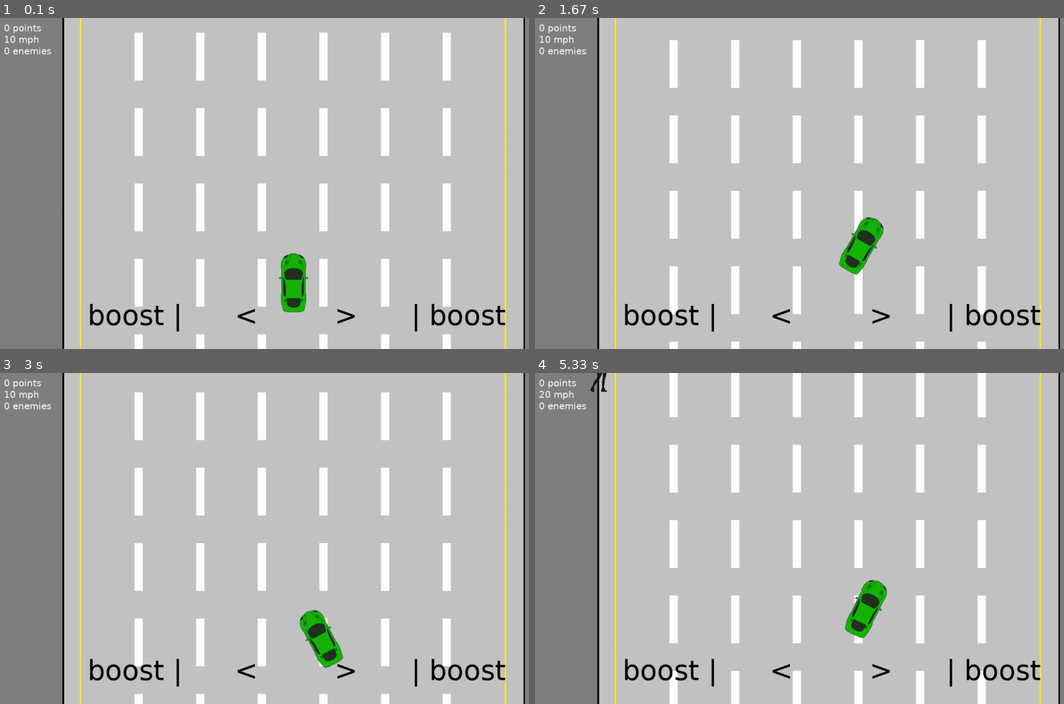
Above: before the commit, frames 1-4 (two rows, left to right).
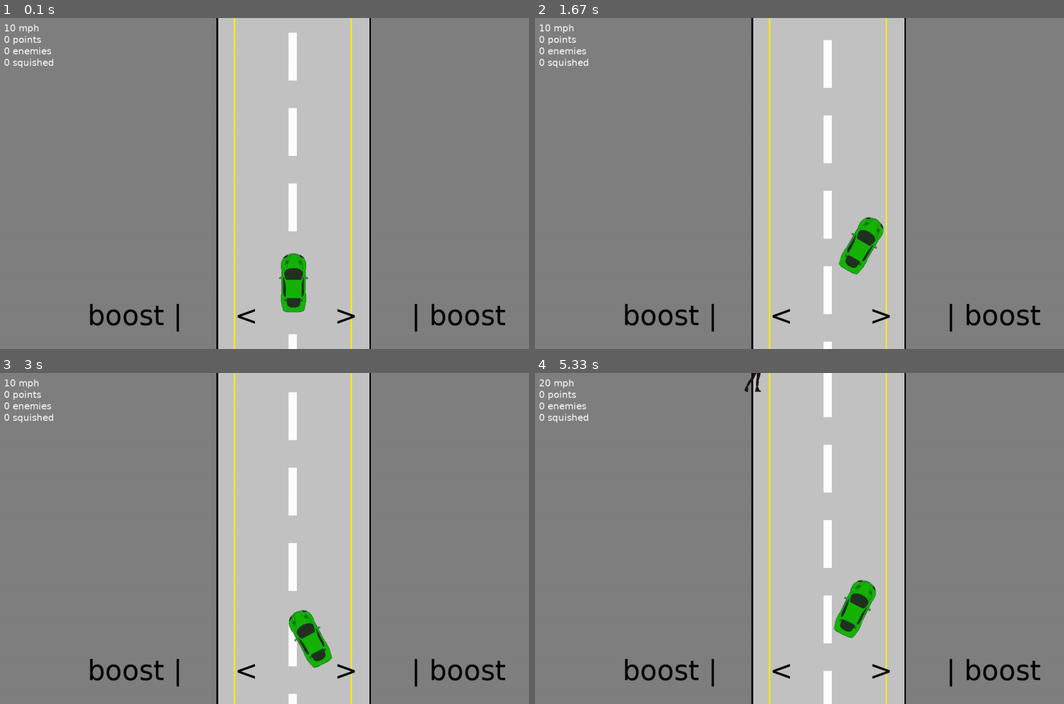
Above: after the commit, the same moments.

Repository: ronrothjr/battleship
Game: pygame game, started from tutorials/scroller/game.py
The game is run twice, just before and just after one commit, with the same random seed, the same clock (stepped at 60 frames per second) and the same inputs.
Inputs:
- Up to frame 1 (0.1 s): no input
- Up to frame 2 (1.67 s): click "12 mph" at 0.38 s; hold Right 0.67-1.13 s; hold Up 1.17-1.47 s; tap Space at 1.23, 1.57 s; hold Right from 1.5 s (still down)
- Up to frame 3 (3 s): tap Space at 1.87, 2.07, 2.37, 2.63, 2.93 s; release Right at 1.97 s; hold Left 2-2.53 s; hold Left 2.57-2.97 s
- Up to frame 4 (5.33 s): hold Up 3-3.37 s; tap Space at 3.07, 3.47, 3.77, 4.13, 4.43, 4.63, 4.93, 5.13 s; hold Right 3.4-4.03 s; hold Left 4.07-4.53 s; hold Right 4.57-5.03 s; hold Up from 5.07 s (still down)

The runs differ from the first frame. In frame 1, 62% of the frame differs, in the area x 0-100%, y 0-100%; in frame 2, 62%; in frame 3, 63%; in frame 4, 63%.

Commit message:
levels with increasing lane size

Diff:
--- a/tutorials/scroller/enemy.py
+++ b/tutorials/scroller/enemy.py
@@ -18,11 +18,9 @@
         self.speed = settings.enemy_speeds.pop(random.randrange(0, len(settings.enemy_speeds)))
 
     def get_lane(self):
-        lane = random.randint(1, self.settings.lanes * 2)
-        lane = lane - 1 if lane == self.settings.lanes * 2 else lane
+        lane = random.randint(0, self.settings.lanes * 2)
         while not self.is_lane_empty(lane):
-            lane = random.randint(1, self.settings.lanes * 2)
-            lane = lane - 1 if lane == self.settings.lanes * 2 else lane
+            lane = random.randint(0, self.settings.lanes * 2)
         return lane
 
     def is_lane_empty(self, lane):
--- a/tutorials/scroller/game.py
+++ b/tutorials/scroller/game.py
@@ -14,21 +14,30 @@
         self.hitcher: Hitcher = Hitcher(self.settings)
         self.framePerSec = self.settings.pg.time.Clock()
         self.PAUSED = False
+        self.alive = True
+        self.leveled = False
 
     def start(self):
-        self.hitcher.on_start()
-        while True:
-            now = self.settings.pg.time.get_ticks()
-            for event in self.settings.pg.event.get():
-                self.handle_pause(event, now)
-                if self.is_quitting(event):
-                    self.quit()
-                move = self.hitcher.get_move(event)
-            if not self.PAUSED:
-                if not self.hitcher.on_loop(now, move):
-                    self.quit()
-            self.settings.pg.display.update()
-            self.framePerSec.tick(self.settings.fps)
+        for level in [(5, 2), (5, 4), (5, 6), (5, 8)]:
+            self.alive = True
+            self.leveled = False
+            self.settings.set_game_difficulty(speed=level[0], lanes=level[1])
+            self.hitcher.on_start()
+            while self.alive and not self.leveled:
+                now = self.settings.pg.time.get_ticks()
+                for event in self.settings.pg.event.get():
+                    self.handle_pause(event, now)
+                    if self.is_quitting(event):
+                        self.quit()
+                    move = self.hitcher.get_move(event)
+                if not self.PAUSED:
+                    result = self.hitcher.on_loop(now, move)
+                    self.alive = result['alive']
+                    self.leveled = result['leveled']
+                    if not self.alive:
+                        self.quit()
+                self.settings.pg.display.update()
+                self.framePerSec.tick(self.settings.fps)
 
     def handle_pause(self, event, now):
         if self.PAUSED:
--- a/tutorials/scroller/hitcher.py
+++ b/tutorials/scroller/hitcher.py
@@ -16,8 +16,6 @@
         self.on_init()
 
     def on_init(self):
-        self.P1 = Player(self.settings)
-        self.settings.all_sprites.add(self.P1)
         now = self.settings.pg.time.get_ticks()
         self.last_spawn_enemy = now
         self.last_inc_speed = now
@@ -27,6 +25,8 @@
 
     def on_start(self):
         self.settings.pg.mixer.Sound('traffic.wav').play()
+        self.P1 = Player(self.settings)
+        self.settings.all_sprites.add(self.P1)
 
     def on_pause(self, now):
         self.last_spawn_enemy = now - self.last_spawn_enemy
@@ -39,7 +39,8 @@
         self.last_spawn_hitchhiker = now - self.last_spawn_hitchhiker
 
     def on_loop(self, now, move):
-        keep_looping = True
+        alive = True
+        leveled = False
         self.handle_speed(now)
         self.spawn_hitchhikers(now)
         self.spawn_enemies(now)
@@ -50,8 +51,11 @@
         self.display_info()
         if self.is_crash():
             self.handle_crash()
-            keep_looping = False
-        return keep_looping
+            alive = False
+        if self.level_up():
+            self.handle_level_up()
+            leveled = True
+        return {'alive': alive, 'leveled': leveled}
 
     def get_move(self, event):
         is_move = event.type == self.settings.pg.MOUSEBUTTONDOWN or event.type == self.settings.pg.MOUSEMOTION
@@ -105,12 +109,14 @@
         return move
 
     def display_info(self):
+        speed = self.settings.font_small.render(f'{str((self.settings.speed + self.P1.boost) * 2)} mph', True, self.settings.white)
+        self.settings.display.blit(speed, (10,10))
         scores = self.settings.font_small.render(f'{str(self.settings.score)} points', True, self.settings.white)
-        self.settings.display.blit(scores, (10,10))
-        speed = self.settings.font_small.render(f'{str((self.settings.speed + self.P1.boost) * 2)} mph', True, self.settings.white)
-        self.settings.display.blit(speed, (10,35))
+        self.settings.display.blit(scores, (10,35))
         count = self.settings.font_small.render(f'{str(self.settings.enemies.__len__())} enemies', True, self.settings.white)
         self.settings.display.blit(count, (10,60))
+        squished = self.settings.font_small.render(f'{str(self.settings.squished)} squished', True, self.settings.white)
+        self.settings.display.blit(squished, (10,85))
         boost_left = self.settings.font.render('boost |', True, self.settings.black)
         self.settings.display.blit(boost_left, (int(self.settings.screen_width * 0.15), self.settings.screen_height * 0.85))
         left = self.settings.font.render('<', True, self.settings.black)
@@ -127,6 +133,7 @@
                 for h in squished:
                     h.play('squish')
                     h.kill()
+                    self.settings.squished += 1
 
     def pick_up_hitchhikers(self):
         hitched = self.settings.pg.sprite.spritecollide(self.P1, self.settings.hitchers, True, self.settings.pg.sprite.collide_mask)
@@ -149,3 +156,18 @@
         for entity in self.settings.all_sprites:
             entity.kill()
         time.sleep(3)
+
+    def level_up(self):
+        return self.settings.score >= self.settings.lanes ^ 3 * 10
+
+    def handle_level_up(self):
+        time.sleep(0.5)
+        self.settings.display.fill(self.settings.green)
+        self.settings.display.blit(self.settings.level_up, ( int(self.settings.screen_width / 2) - 150, int(self.settings.screen_height / 2) - 80) )
+        final_score = self.settings.font.render(f"Score: {self.settings.score}", True, self.settings.black)
+        self.settings.display.blit(final_score, ( int(self.settings.screen_width / 2) - 200, int(self.settings.screen_height / 2) + 100) )
+        self.settings.pg.display.update()
+        for entity in self.settings.all_sprites:
+            entity.kill()
+        self.settings.pg.mixer.pause()
+        time.sleep(3)
--- a/tutorials/scroller/settings.py
+++ b/tutorials/scroller/settings.py
@@ -20,48 +20,35 @@
         self.screen_width = self.info.current_w
         self.screen_height = self.info.current_h
 
-        self.lanes = 7 # int( (self.screen_width - self.shoulder_width) / self.tile_width )
-        self.speed = 5
-        self.turn_radius = 30
-        self.score = 0
-        self.fps = 60
-
         self.left_shoulder_width = 41
         self.right_shoulder_width = 45
         self.line_width = 18
         self.shoulder_width = self.left_shoulder_width + self.right_shoulder_width
         self.tile_width = 134
         self.tile_height = 164
-        self.lanes_width = self.lanes * self.tile_width - self.line_width
-        # self.margin = int( ( ( self.screen_width - self.shoulder_width ) % self.tile_width ) / 2 )
-        self.margin = int( ( self.screen_width - self.shoulder_width - self.lanes_width ) / 2 )
-        self.left_edge = self.margin + self.left_shoulder_width
-        self.right_edge = self.screen_width - self.margin - self.right_shoulder_width
+        self.turn_radius = 30
+        self.fps = 60
+        self.score = 0
+        self.spawn_enemy = 10000
+        self.inc_speed = 15000
+        self.spawn_hitchhiker = 5000
 
-        self.max_enemies = int(self.lanes * 0.4)
-        self.speed_inc = (0.5) / self.max_enemies
-        self.enemy_speeds = [0.65 + (x * self.speed_inc) for x in range(0, self.max_enemies)]
-        self.max_speed = 10
         self.display = self.pg.display.set_mode((self.screen_width, self.screen_height), pg.NOFRAME | pg.FULLSCREEN | pg.RESIZABLE)
         self.display.fill(self.white)
-
         self.pg.display.set_caption("Game")
         self.font = self.pg.font.SysFont("Verdana", 60)
         self.font_small = self.pg.font.SysFont("Verdana", 20)
         self.game_over = self.font.render("Game Over", True, self.black)
+        self.level_up = self.font.render("Level Up", True, self.black)
         self.paused = self.font.render("PAUSED", True, self.black)
 
         self.tile_image = self.pg.image.load('pavement_tile.png').convert_alpha()
-        self.background = self.makeTiledImage( self.tile_image, self.lanes_width, self.screen_height )
         self.left_shoulder = self.pg.image.load('left_shoulder.png').convert_alpha()
         self.right_shoulder = self.pg.image.load('right_shoulder.png').convert_alpha()
 
         self.enemies = self.pg.sprite.Group()
         self.hitchers = self.pg.sprite.Group()
         self.all_sprites = self.pg.sprite.Group()
-        self.spawn_enemy = 10000
-        self.inc_speed = 15000
-        self.spawn_hitchhiker = 5000
 
     def makeTiledImage( self, image, width, height ):
         x_cursor = 0
@@ -74,3 +61,17 @@
             y_cursor += image.get_height()
             x_cursor = 0
         return tiled_image
+
+    def set_game_difficulty(self, speed: int, lanes: int):
+        self.speed = speed
+        self.lanes = lanes
+        self.squished = 0
+        self.lanes_width = self.lanes * self.tile_width - self.line_width
+        self.margin = int( ( self.screen_width - self.shoulder_width - self.lanes_width ) / 2 )
+        self.left_edge = self.margin + self.left_shoulder_width
+        self.right_edge = self.screen_width - self.margin - self.right_shoulder_width
+        self.max_enemies = int(self.lanes * 0.6)
+        self.speed_inc = (0.5) / self.max_enemies
+        self.enemy_speeds = [0.65 + (x * self.speed_inc) for x in range(0, self.max_enemies)]
+        self.max_speed = self.lanes * 2
+        self.background = self.makeTiledImage( self.tile_image, self.lanes_width, self.screen_height )
